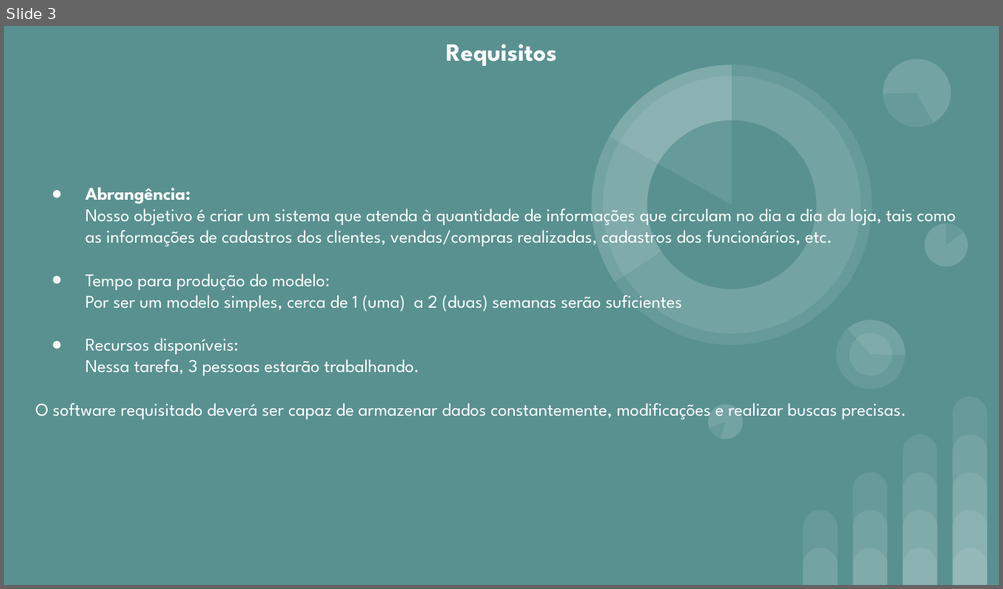
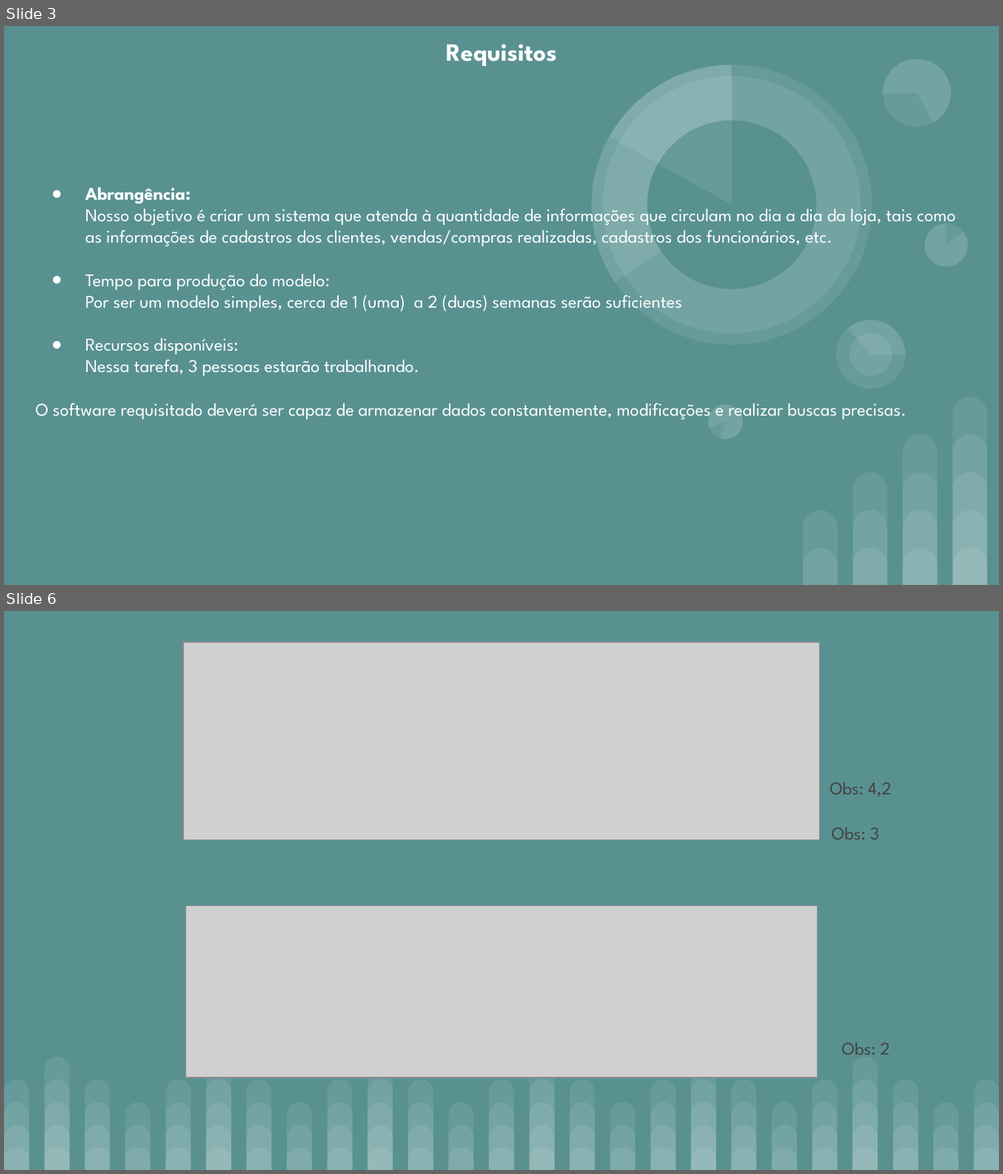
Before and after one commit to Neitsz/Projeto-de-Banco-de-Dados, a slide deck: Slide Revisado 06-06-2024.pptx. Shown one above the other, each under a label of ours: slide 3 before the commit, slides 3 and 6 after it; the slides between them are not shown. The pictures are 1003x589 and 1003x1174 pixels, drawn with LibreOffice and Linux fonts; fonts in the diff are those of the drawing; grey boxes stand for pictures. Boxes give left, top, right and bottom in pixels: in the first picture for what was removed or moved away, otherwise in the second. Text is boxed around its words. In the diff, an @@ line names an element or a change of style, - is before the commit and + after.

```diff
--- a/Slide Revisado 06-06-2024.pptx
+++ b/Slide Revisado 06-06-2024.pptx
@@ slide 6 added at (x1=4, y1=611, x2=999, y2=1170), background #599191 @@
@@ picture added at (x1=183, y1=642, x2=819, y2=840) @@
@@ text added at (x1=829, y1=782, x2=891, y2=797), 13 pt, text #424242 @@
+Obs: 4,2
@@ text added at (x1=831, y1=827, x2=879, y2=840), 13 pt, text #424242 @@
+Obs: 3
@@ picture added at (x1=186, y1=906, x2=817, y2=1079) @@
@@ text added at (x1=842, y1=1042, x2=890, y2=1055), 13 pt, text #424242 @@
+Obs: 2
@@ group added at (x1=4, y1=1056, x2=999, y2=1170): 100 round same rects @@
```
Also in this commit, not shown: 2 slides changed, 1 other slide added, 2 slides removed.
